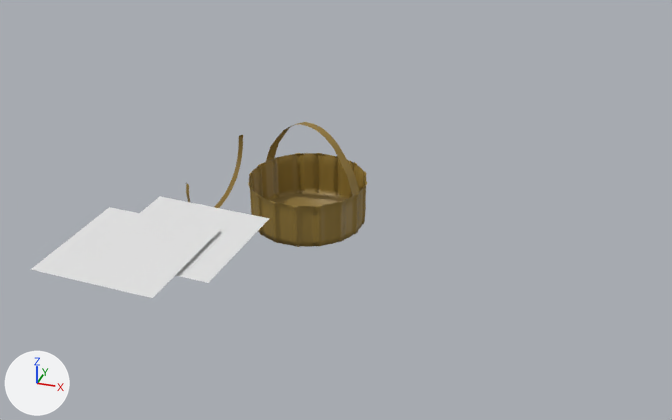
Before and after pictures for a commit that changed the Blender file 4_0_BasketWeave_GeometryNodes_March8th2024.blend.
Both versions are drawn from a 50 mm lens placed at (6.67, -13.28, 8.01), pointed at (2.7, -1.48, 1.2). Every picture has the same lights, and +X, +Y and +Z are marked at lower left.
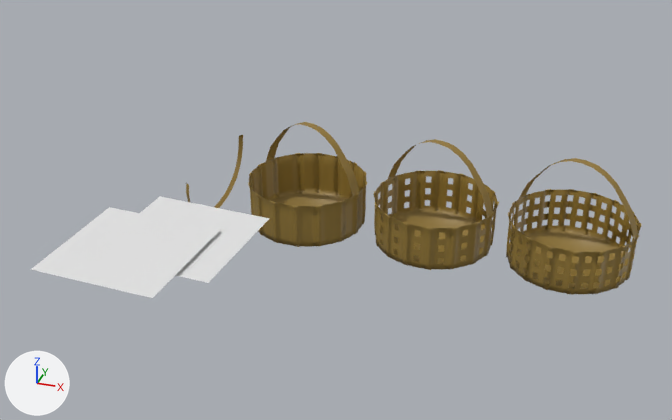
Patch to the scene script:
```diff
--- a/4_0_BasketWeave_GeometryNodes_March8th2024.blend.py
+++ b/4_0_BasketWeave_GeometryNodes_March8th2024.blend.py
@@ mat_material_003 @@
+mat_material_003 = principled_material('Material.003')
+mat_material_003.base_color = (0.3, 0.193, 0.0375)  # yellow #957a36
@@ mat_material_002 @@
+mat_material_002 = principled_material('Material.002')
+mat_material_002.base_color = (0.3, 0.193, 0.0375)  # yellow #957a36
@@ me_circle_002 @@
+me_circle_002.from_pydata(...)  # 946 vertices, 761 faces, 1 loose edge; spans x -1.01..1.01, y -1.01..1.02, z -0.78..0.95
+me_circle_002.materials.append(mat_material_003)  # yellow #957a36
@@ me_circle_001 @@
+me_circle_001.from_pydata(...)  # 946 vertices, 809 faces, 1 loose edge; spans x -1.01..1.01, y -1.01..1.02, z -0.78..0.95
+me_circle_001.materials.append(mat_material_002)  # yellow #957a36
@@ ob_circle_002 @@
+ob_circle_002 = bpy.data.objects.new('Circle.002', me_circle_002)
+ob_circle_002.location = (6.14, 0.0, 0.88)
@@ ob_circle_001 @@
+ob_circle_001 = bpy.data.objects.new('Circle.001', me_circle_001)
+ob_circle_001.location = (3.92, 0.0, 0.88)
```

Boxes [x1, y1, x2, y2] around the edits, measured in the pictures (672 x 420 px):
'Circle.002', added
    after: [506, 158, 641, 295]
'Circle.001', added
    after: [373, 139, 499, 270]
